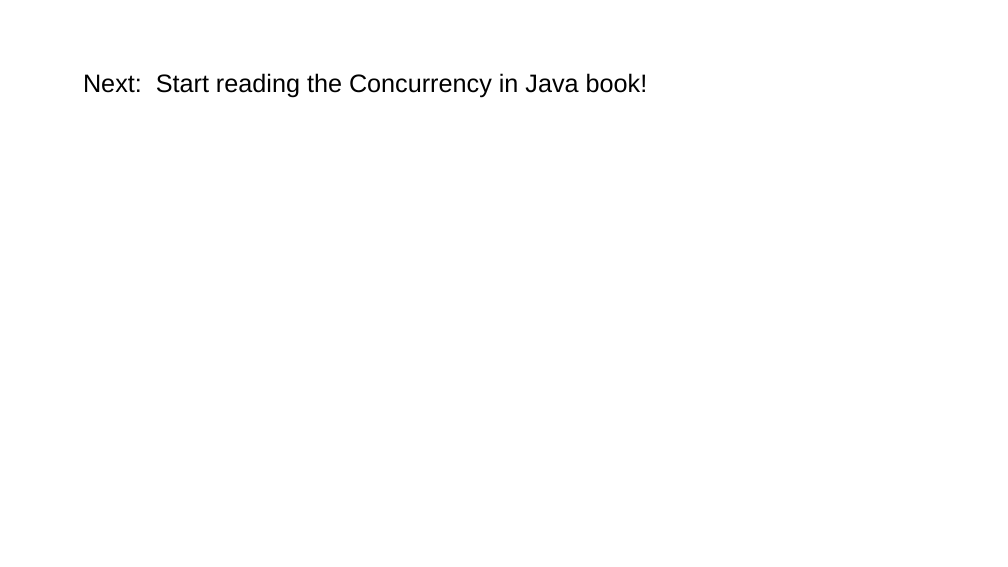
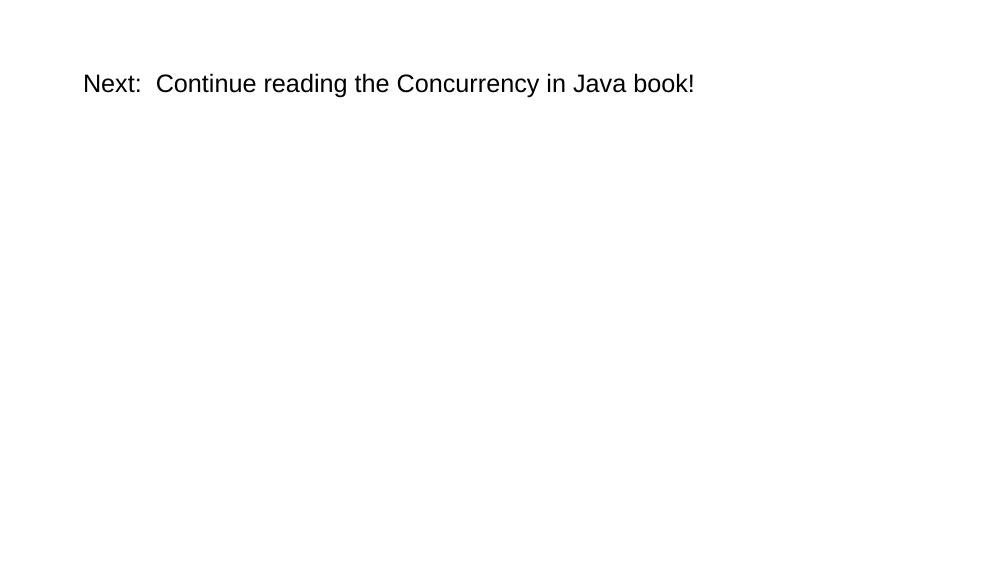
Before and after one commit to afodor/afodor.github.io, a slide deck: slide 46 of classes/prog2017/Prog3-Lecture16.pptx. Drawn at 1008x567 pixels with LibreOffice and Linux fonts; fonts in the diff are those of the drawing. Boxes give left, top, right and bottom in pixels: in the first picture for what was removed or moved away, otherwise in the second. Text is boxed around its words. In the diff, an @@ line names an element or a change of style, - is before the commit and + after.

Commit message:
update last slide..

```diff
--- a/classes/prog2017/Prog3-Lecture16.pptx
+++ b/classes/prog2017/Prog3-Lecture16.pptx
@@ text at <box>83,73,695,97</box>: text changed @@
-Next: Start reading the Concurrency in Java book!
+Next: Continue reading the Concurrency in Java book!
```
